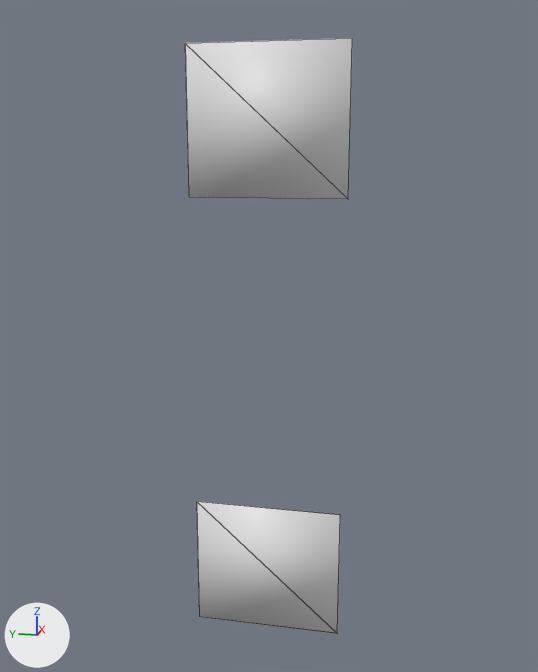
An edit to the FBX model Proyecto_CG/Programa/bin/models/VentanasMovibles_cristales.fbx, drawn before and after from the same camera.
Camera for both pictures: a 50 mm camera at (-4.39, 2.34, 4.71) aimed at (0.28, 3.27, 3.55). Lighting does not change. The marker at lower left points along +X, +Y and +Z. Mesh edges are drawn as thin lines. Where no turn or scale is listed for an object, it has been applied to the vertices.

Script lines for the objects in view, before the commit:
```python
me_mesh_009 = bpy.data.meshes.new('Mesh.009')
me_mesh_009.from_pydata(...)  # a box spanning x 0.246..0.248, y 2.77..3.783, z 1.41..2.331
me_mesh_009.materials.append(mat_material_018)  # white #e7e7e7
# before: 0 (0.246, 3.783, 2.331) at pixel (196, 501), 1 (0.246, 2.77, 1.41) at pixel (337, 633), 2 (0.246, 2.77, 2.331) at pixel (340, 514), 3 (0.246, 3.783, 1.41) at pixel (199, 616), 4 (0.248, 3.783, 2.331) at pixel (196, 501)
# before: 5 (0.248, 2.77, 1.41) at pixel (337, 633), 6 (0.248, 2.77, 2.331) at pixel (340, 514), 7 (0.248, 3.783, 1.41) at pixel (199, 616)
me_mesh_023 = bpy.data.meshes.new('Mesh.023')
me_mesh_023.from_pydata(...)  # a box spanning x 0.246..0.248, y 2.77..3.783, z 4.44..5.361
me_mesh_023.materials.append(mat_material_025)  # white #e7e7e7
# before: 0 (0.246, 3.783, 5.361) at pixel (184, 43), 1 (0.246, 2.77, 4.44) at pixel (348, 199), 2 (0.246, 2.77, 5.361) at pixel (352, 38), 3 (0.246, 3.783, 4.44) at pixel (188, 197), 4 (0.248, 3.783, 5.361) at pixel (185, 43)
# before: 5 (0.248, 2.77, 4.44) at pixel (348, 199), 6 (0.248, 2.77, 5.361) at pixel (352, 38), 7 (0.248, 3.783, 4.44) at pixel (188, 197)
ob_ventanad = bpy.data.objects.new('VentanaD', me_mesh_009)
ob_ventanad.location = (0.0, 0.0, 0.0)
ob_ventanad_001 = bpy.data.objects.new('VentanaD.001', me_mesh_023)
ob_ventanad_001.location = (0.0, 0.0, 0.0)
```
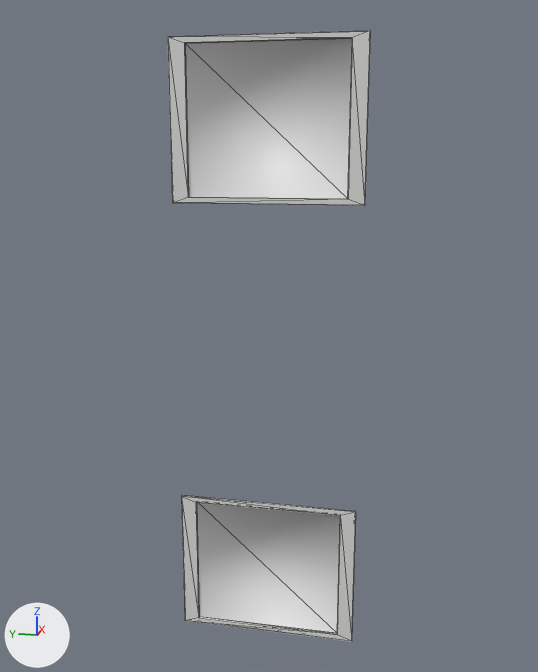
Where the change shows, as pixel boxes [x1, y1, x2, y2] in the pictures (538 x 672 px):
'VentanaD', reshaped
    before: [196, 501, 340, 634]
    after: [197, 503, 340, 634]
'MarcoVentanaD.001', added
    after: [168, 30, 370, 206]
'MarcoVentanaD', added
    after: [181, 495, 356, 642]
part 1 of me_mesh_009, deleted
    before: [196, 501, 340, 634]
part 2 of me_mesh_023, deleted
    before: [185, 38, 352, 199]

What the commit changed:
Picture 'textura_pared_interior.jpg' (img_textura_pared_interior_jpg) is new.
Material 'Material.021' (mat_material_021) is new.
Its texture is img_textura_pared_interior_jpg.
Material 'Material.027' (mat_material_027) is new.
Its texture is img_textura_pared_interior_jpg.
me_mesh_009 has 8 vertices, 8 faces and spans x 0.246..0.248, y 2.77..3.783, z 1.41..2.331.
me_mesh_009 is used by ob_ventanad; location (0.0, 0.0, 0.0).
Verts and faces of me_mesh_009; kept vertices keep their numbers, new ones are numbered from 8.
Part 1, on me_mesh_009:
Vertices deleted: 0 to 3 (with the faces that use them).
me_mesh_023 has 8 vertices, 8 faces and spans x 0.246..0.248, y 2.77..3.783, z 4.44..5.361.
me_mesh_023 is used by ob_ventanad_001; location (0.0, 0.0, 0.0).
Verts and faces of me_mesh_023; kept vertices keep their numbers, new ones are numbered from 8.
Part 2, on me_mesh_023:
Vertices deleted: 0 to 3 (with the faces that use them).
Mesh me_mesh_010 is new.
It has 16 vertices, 32 faces and spans x 0.232..0.247, y 2.665..3.887, z 1.373..2.368.
It uses material mat_material_021 (picture img_textura_pared_interior_jpg).
Mesh me_mesh_025 is new.
It has 16 vertices, 32 faces and spans x 0.232..0.247, y 2.665..3.887, z 4.403..5.398.
It uses material mat_material_027 (picture img_textura_pared_interior_jpg).
Object 'MarcoVentanaD' (ob_marcoventanad) is new; it shows me_mesh_010.
Its location is (0.0, 0.0, 0.0).
Object 'MarcoVentanaD.001' (ob_marcoventanad_001) is new; it shows me_mesh_025.
Its location is (0.0, 0.0, 0.0).
